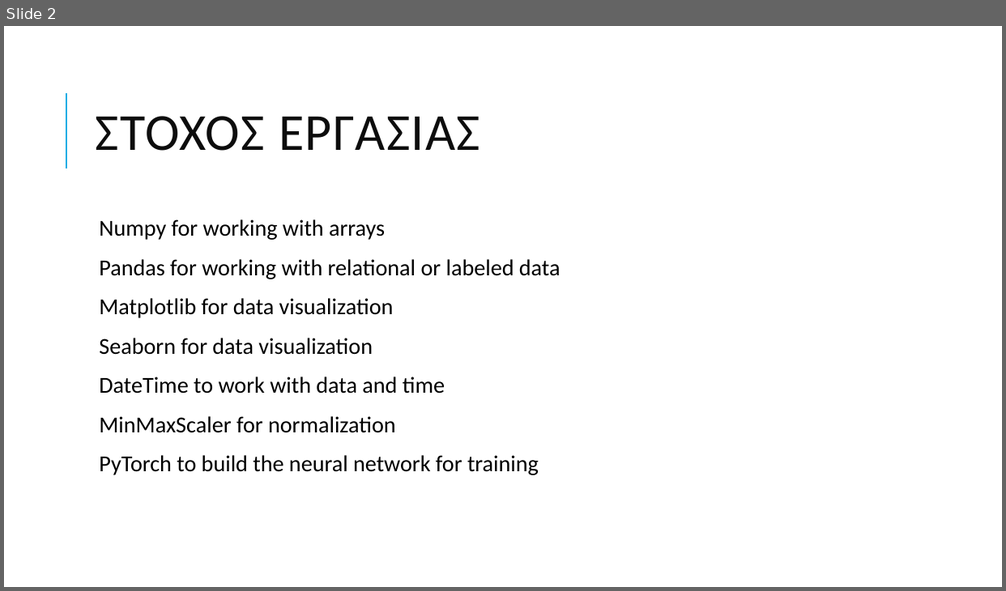
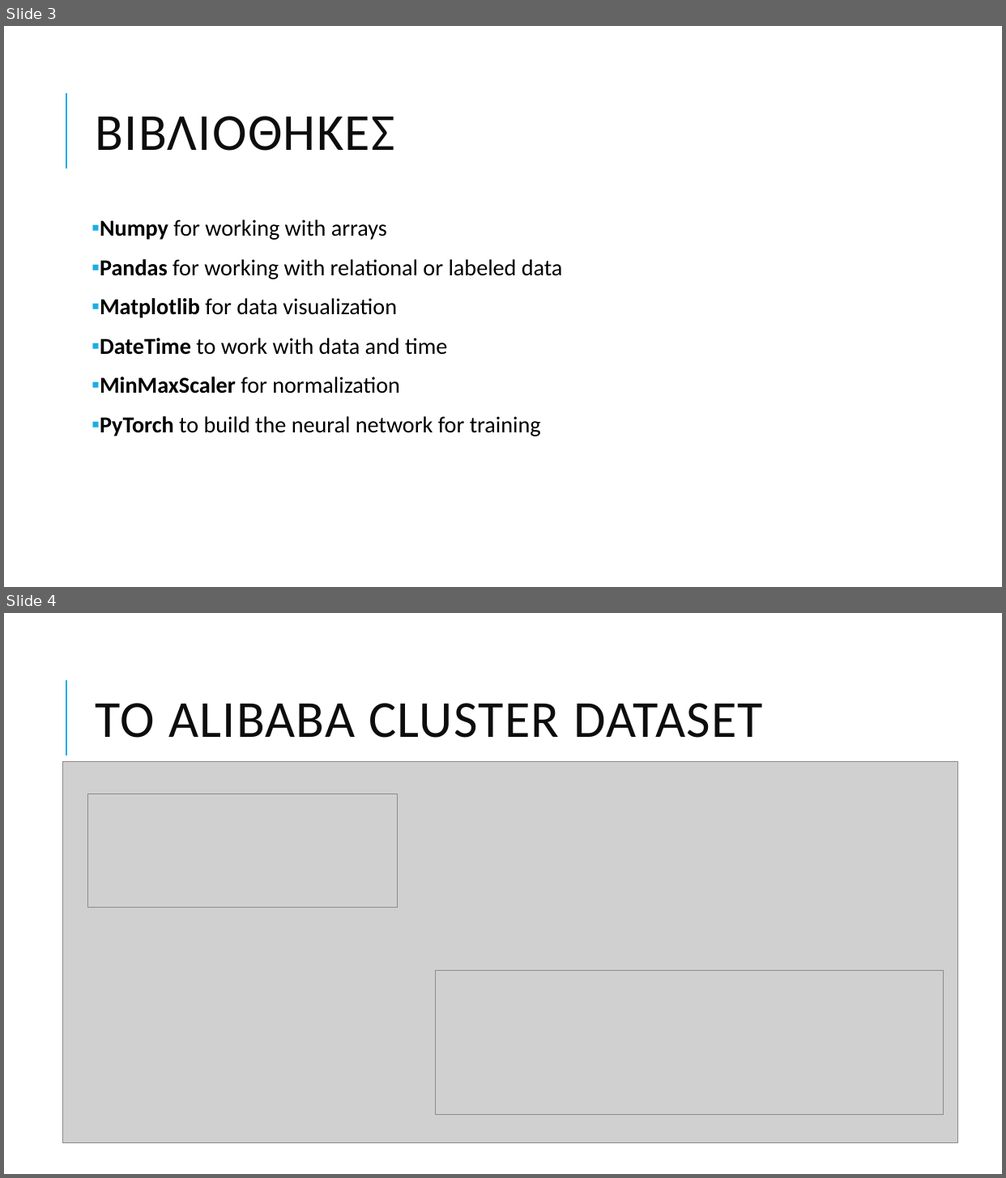
Before and after one commit to grgmyl/alibabacluster, a slide deck: parousiasidiktia.pptx. Shown one above the other, each under a label of ours: slide 2 before the commit, slides 3 and 4 after it. The pictures are 1006x591 and 1006x1178 pixels, drawn with LibreOffice and Linux fonts; fonts in the diff are those of the drawing; grey boxes stand for pictures. Boxes give left, top, right and bottom in pixels: in the first picture for what was removed or moved away, otherwise in the second. Text is boxed around its words. In the diff, an @@ line names an element or a change of style, - is before the commit and + after.

```diff
--- a/parousiasidiktia.pptx
+++ b/parousiasidiktia.pptx
@@ slide 4 added at [4,613,1002,1174], background #FFFFFF; not listed: 1 template element that a slide beside it also shows @@
@@ title added at [96,703,763,738], 50 pt, text #0D0D0D @@
+ΤΟ ALIBABA CLUSTER DATASET
@@ picture added at [62,762,957,1144] @@
@@ picture added at [88,794,398,907] @@
@@ picture added at [436,970,944,1114] @@
@@ what was slide 2 is now slide 3 @@
@@ slide 3 changed as well @@
@@ title at [96,116,395,151]: text changed @@
-ΣΤΌΧΟΣ ΕΡΓΑΣΊΑΣ
+ΒΙΒΛΙΟΘΗΚΕΣ
@@ text "Numpy for working with arrays" at [100,220,563,437]: bold on in "Numpy", "Pandas", "Matplotlib", "DateTime" and 2 more places; bullet   to ▪ @@
@@ text at [99,338,373,355]: paragraph removed @@
-  Seaborn for data visualization
```
Also in this commit, not shown: 2 other slides changed, 5 other slides added, 1 slide removed.
